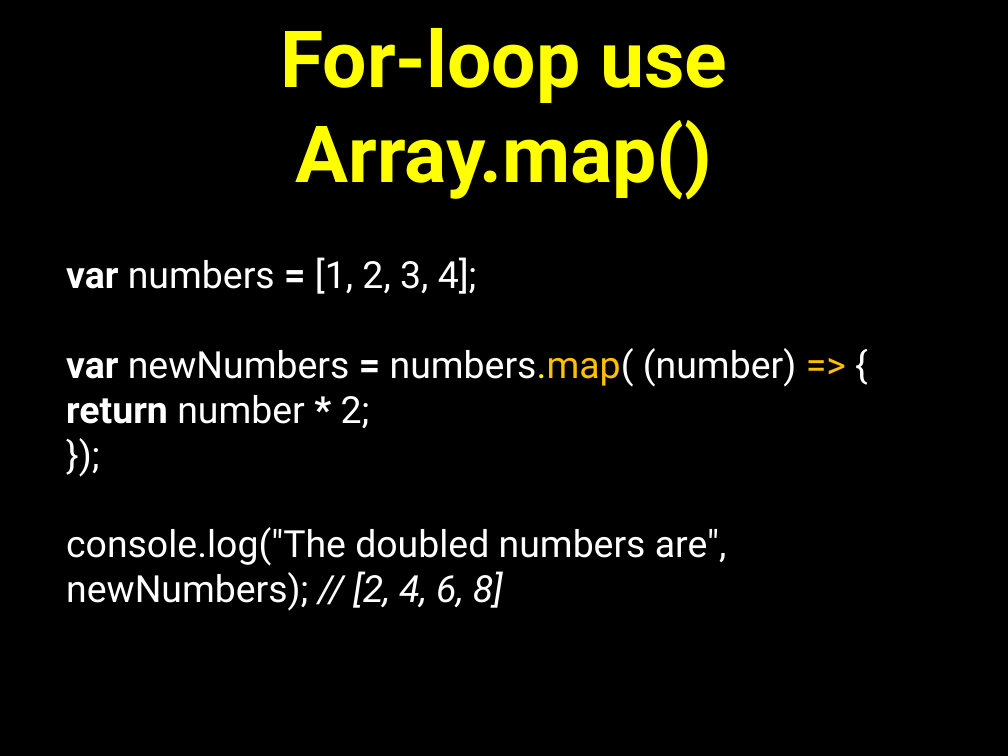
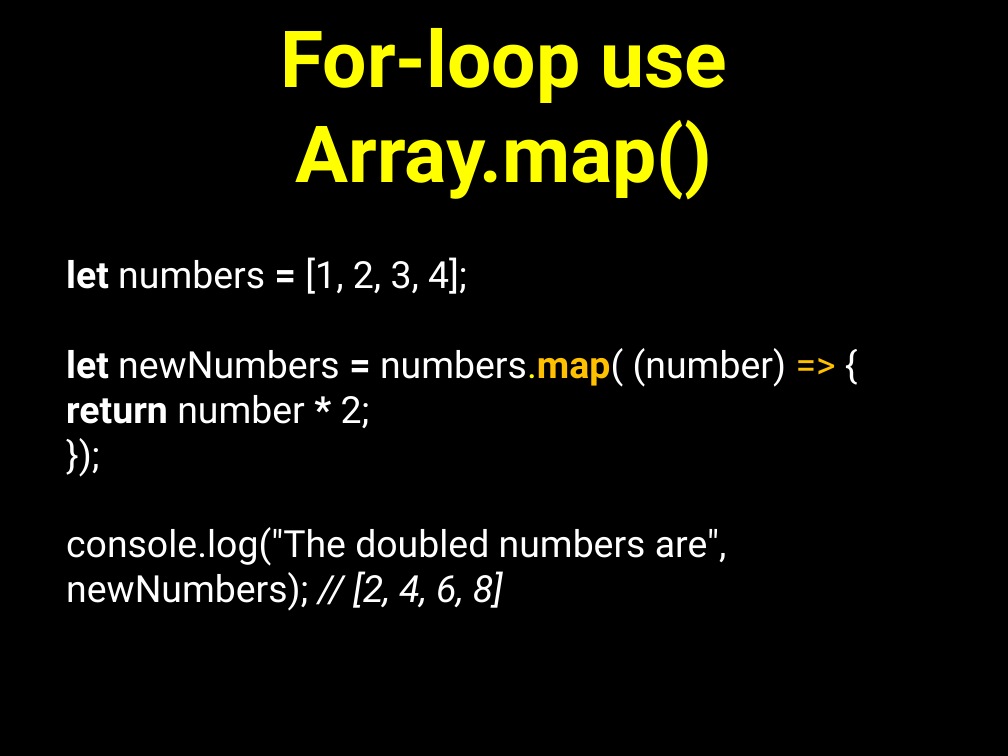
Before and after one commit to petereijgermans11/frontend-cursus, a slide deck: slide 13 of frontend-cursus/ 5 - Functional programmming.pptx. Drawn at 1008x756 pixels with LibreOffice and Linux fonts; fonts in the diff are those of the drawing. Boxes give left, top, right and bottom in pixels: in the first picture for what was removed or moved away, otherwise in the second. Text is boxed around its words. In the diff, an @@ line names an element or a change of style, - is before the commit and + after.

```diff
--- a/frontend-cursus/ 5 - Functional programmming.pptx
+++ b/frontend-cursus/ 5 - Functional programmming.pptx
@@ text at (66, 257, 786, 428): text changed @@
-var numbers = [1, 2, 3, 4];
-var newNumbers = numbers.map( (number) => { return number * 2;
+let numbers = [1, 2, 3, 4];
+let newNumbers = numbers.map( (number) => { return number * 2;
```
Also in this commit, not shown: 11 other slides changed, 1 other file.
